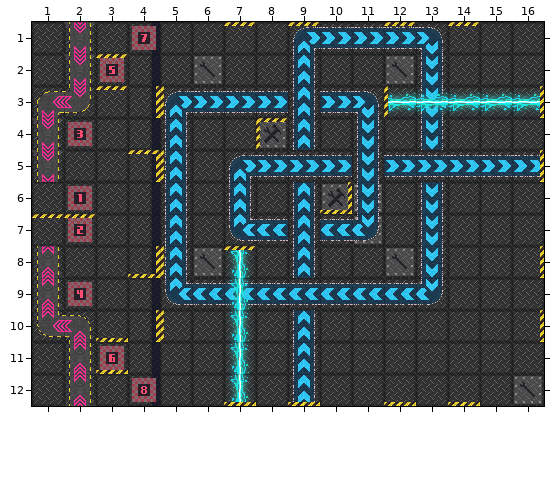
A Tiled map gets an edit: assets/maps/space_bug.tmx. That is the earlier state.
Cells are 32x32 px. Shown: x 1..16, y 1..12.
The same view after the edit:
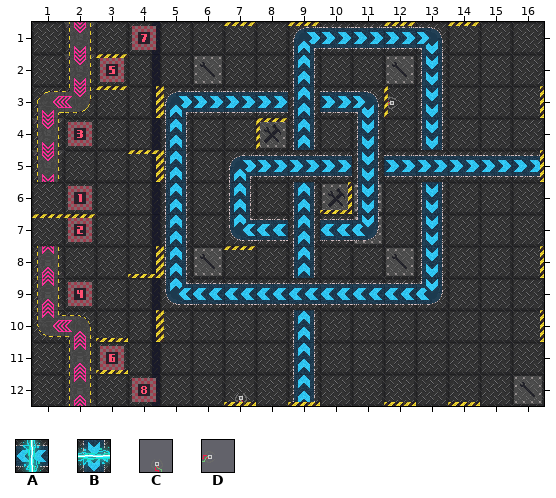
Key: from "roborallyTextures": A 48, B 55, C 59, D 61.
_ is an empty cell, . an unchanged one.
See-through tiles are keyed as they look on the map.
Edits made:
--- layer "lasers"
@@ x 12..16 @@
- 3 BBBBB
+ 3 D____
@@ x 7..7 @@
- 8 A
- 9 A
-10 A
-11 A
-12 A
+ 8 _
+ 9 _
+10 _
+11 _
+12 C
